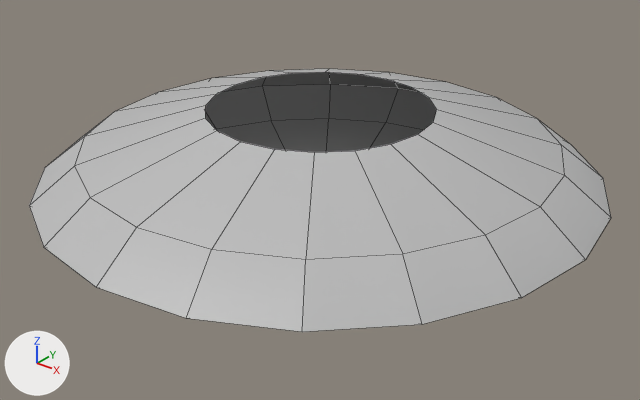
A saved change to the FBX model Assets/VFX/Stun/Smoke_Mesh_02.fbx.
One viewpoint serves both versions: a 50 mm lens placed at (3.48, -4.36, 2.83), pointed at (0.07, -0.09, 0.18). The axes (+X, +Y, +Z) are drawn at lower left. The lights are the same throughout. Mesh edges are drawn as thin lines. Where no turn or scale is listed for an object, it has been applied to the vertices.

The older version as bpy lines, for what is in view:
```python
me_mesh = bpy.data.meshes.new('Mesh')
me_mesh.from_pydata(...)  # 100 vertices, 80 faces; spans x -1.92..1.92, y -1.92..1.92, z 0.0..0.81
me_mesh.materials.append(mat_lambert1)  # grey #bcbcbc
ob_pcylinder1 = bpy.data.objects.new('pCylinder1', me_mesh)
ob_pcylinder1.location = (0.0, 0.0, 0.0)
```
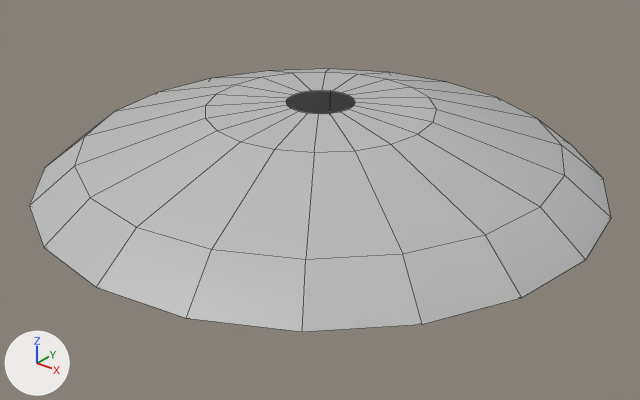
Location of each change, (x1, y1, x2, y2) in pixels of the pictures (640 x 400 px):
```json
{"part": 1, "of": "me_mesh", "change": "added", "after": [205, 72, 437, 152]}
```

Edits to the scene script, one JSON object a line:
```json
{"block": "me_mesh", "where": "# used by ob_pcylinder1; location = (0.0, 0.0, 0.0)"}
{"op": "remove", "block": "me_mesh", "code": "me_mesh.from_pydata(...)  # 100 vertices, 80 faces; spans x -1.92..1.92, y -1.92..1.92, z 0.0..0.81"}
{"op": "add", "block": "me_mesh", "code": "me_mesh.from_pydata(...)  # 140 vertices, 120 faces; spans x -1.92..1.92, y -1.92..1.92, z -0.04..0.85"}
{"block": "me_mesh", "change": "me_mesh part 1"}
{"block": "me_mesh", "change": "20 vertices are added at x -0.23..0.23, y -0.23..0.23, z 0.85"}
{"block": "me_mesh", "change": "20 new faces join them"}
```
